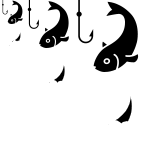
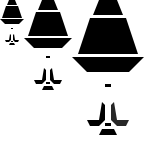
Comparing the layer stacks of the two 144 × 144 images. Changes:
hid group "Fishing" (6 layers) over [2, 0, 139, 135]
added group "Orbital Drop" with 33 layers above "Background" over [0, 0, 144, 135]
added group "3x" with 10 layers in group "Orbital Drop" over [72, 0, 144, 135]
added group "Highlight" (1st of 3, in "Orbital Drop" › "3x") with 5 layers in group "3x" over [87, 84, 129, 135]
added layer "Shape 5 copy" (1st of 3, in "Orbital Drop" › "3x" › "Highlight") in group "Highlight" over [111, 102, 129, 126]
added layer "Shape 5" (1st of 3, in "Orbital Drop" › "3x" › "Highlight") in group "Highlight" over [87, 102, 105, 126]
added group "Frame" (11th of 13, in "Orbital Drop" › "3x") with 3 layers in group "3x" over [72, 0, 144, 72]
added layer "Shape 3" (1st of 3, in "Orbital Drop" › "3x" › "Frame") in group "Frame" over [93, 0, 123, 15]
added layer "Shape 2" (1st of 3, in "Orbital Drop" › "3x" › "Frame") in group "Frame" over [78, 18, 138, 54]
added layer "Shape 1" (1st of 3, in "Orbital Drop" › "3x" › "Frame") in group "Frame" over [72, 57, 144, 72]
added group "2x" with 10 layers in group "Orbital Drop" over [24, 0, 72, 90]
added group "Highlight" (2nd of 3, in "Orbital Drop" › "2x") with 5 layers in group "2x" over [34, 56, 62, 90]
added group "Frame" (12th of 13, in "Orbital Drop" › "2x") with 3 layers in group "2x" over [24, 0, 72, 48]
added layer "Shape 2" (2nd of 3, in "Orbital Drop" › "2x" › "Frame") in group "Frame" over [28, 12, 68, 36]
added layer "Shape 1" (2nd of 3, in "Orbital Drop" › "2x" › "Frame") in group "Frame" over [24, 38, 72, 48]
added group "1x" with 10 layers in group "Orbital Drop" over [0, 0, 24, 45]
added group "Frame" (13th of 13, in "Orbital Drop" › "1x") with 3 layers in group "1x" over [0, 0, 24, 24]
added layer "Shape 2" (3rd of 3, in "Orbital Drop" › "1x" › "Frame") in group "Frame" over [2, 6, 22, 18]
…and 12 more changes (12 added)
